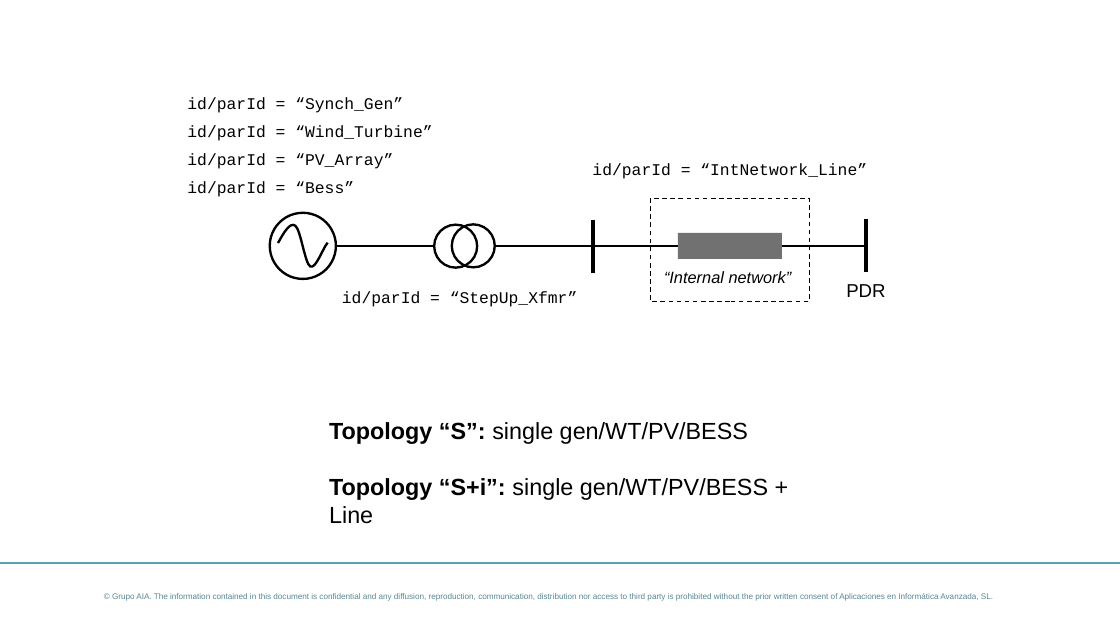
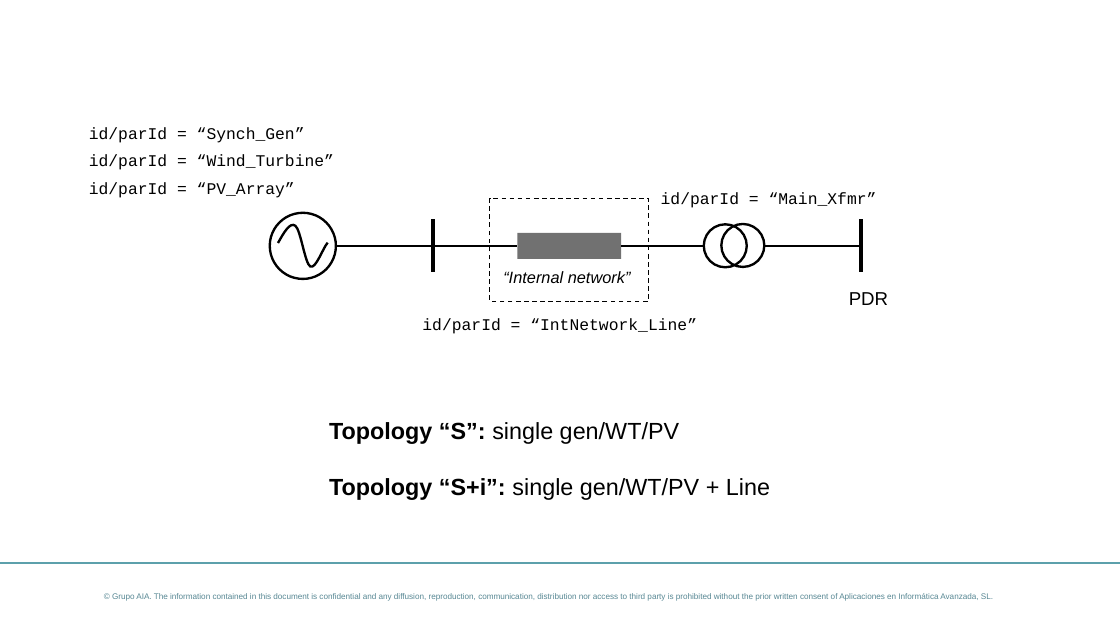
Before and after one commit to dynawo/dyn-grid-compliance-verification, a slide deck: slide 2 of docs/initialization/topology_catalog.pptx. Drawn at 1120x630 pixels with LibreOffice and Linux fonts; fonts in the diff are those of the drawing; background and template pictures are left out. Boxes give left, top, right and bottom in pixels: in the first picture for what was removed or moved away, otherwise in the second. Text is boxed around its words. In the diff, an @@ line names an element or a change of style, - is before the commit and + after.

```diff
--- a/docs/initialization/topology_catalog.pptx
+++ b/docs/initialization/topology_catalog.pptx
@@ 3 texts: place and size @@
-3 texts at <box>187,97,432,169</box>
+3 texts at <box>89,127,334,198</box>
@@ text removed at <box>187,181,354,197</box> @@
-id/parId = “Bess”
@@ text at <box>661,192,877,208</box>: text changed @@
-id/parId = “StepUp_Xfmr”
+id/parId = “Main_Xfmr”
@@ 2 ellipses, 1 line: place and size @@
-2 ellipses, 1 line at <box>434,224,593,267</box>
+2 ellipses, 1 line at <box>704,224,861,267</box>
@@ line moved from (866, 219) - (866, 272) to (861, 219) - (861, 272) @@
@@ 3 lines, 2 rectangles, 1 text: place and size @@
-3 lines, 2 rectangles, 1 text at <box>593,198,865,302</box>
+3 lines, 2 rectangles, 1 text at <box>433,198,704,302</box>
@@ text "PDR": place and size @@
-text "PDR" at <box>846,284,885,297</box>
+text "PDR" at <box>849,292,888,305</box>
@@ text "id/parId = “IntNetwork_Line”": place and size @@
-text "id/parId = “IntNetwork_Line”" at <box>592,163,867,179</box>
+text "id/parId = “IntNetwork_Line”" at <box>422,318,697,334</box>
@@ text at <box>329,422,770,500</box>: text changed @@
-Topology “S”: single gen/WT/PV/BESS
-Topology “S+i”: single gen/WT/PV/BESS + Line
+Topology “S”: single gen/WT/PV
+Topology “S+i”: single gen/WT/PV + Line
```
Also in this commit, not shown: 5 other slides changed, 12 other files.
